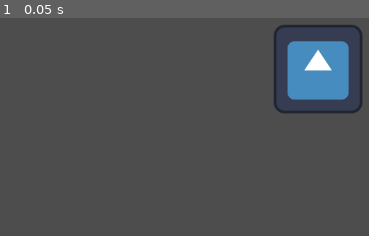
Above: before the commit, frame 1.
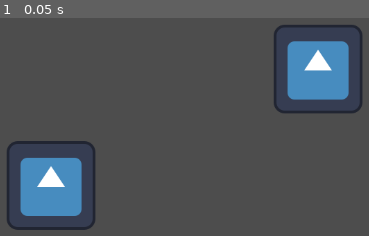
Above: after the commit, the same moment.

Repository: shadow-cove-studios/creature-cafe
Game: Godot game, scene res://scene.tscn
Same seed, same stepped clock (60 frames per second), same inputs: the game is played once before the commit and once after it. The engine's default icon, where the game draws it, is replaced by a stand-in: a white triangle on a blue panel in a dark square.
Inputs:
- Up to frame 1 (0.05 s): no input

The runs differ from the first frame. In frame 1, 5.7% of the frame differs, in the area x 1-26%, y 56-98%.

Commit message:
Update scene.tscn

Diff:
--- a/project/scene.tscn
+++ b/project/scene.tscn
@@ -10,3 +10,7 @@
 [node name="Sprite2D" type="Sprite2D" parent="."]
 position = Vector2(535, 244)
 texture = ExtResource("1_n1xa0")
+
+[node name="Icon" type="Sprite2D" parent="."]
+position = Vector2(150, 412)
+texture = ExtResource("1_n1xa0")
